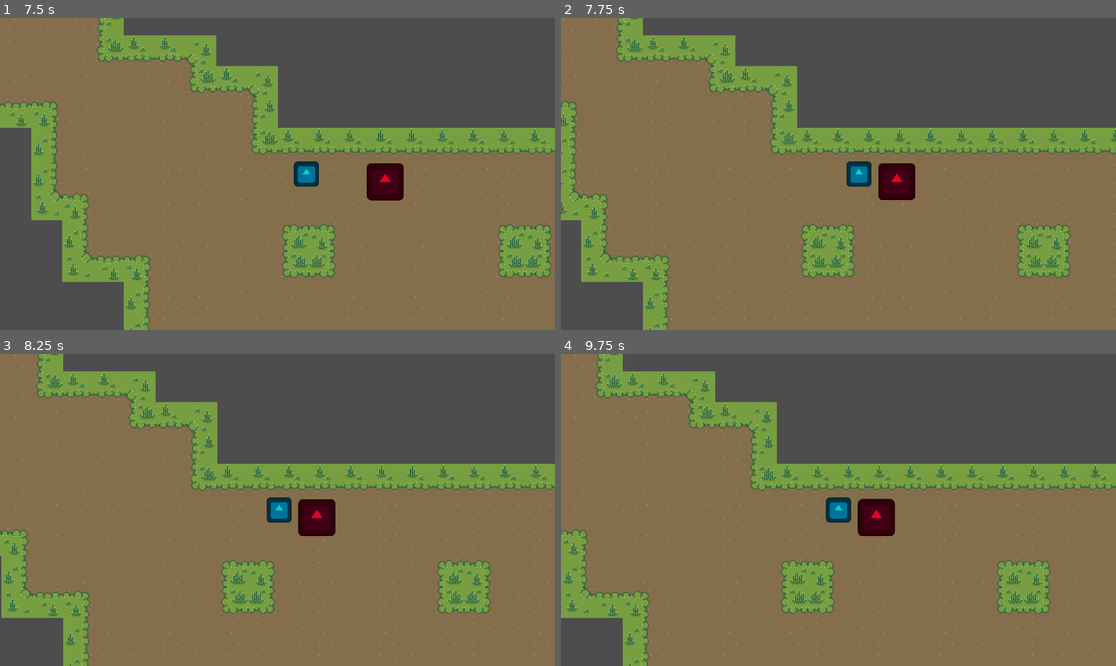
Above: before the commit, frames 1-4 (two rows, left to right).
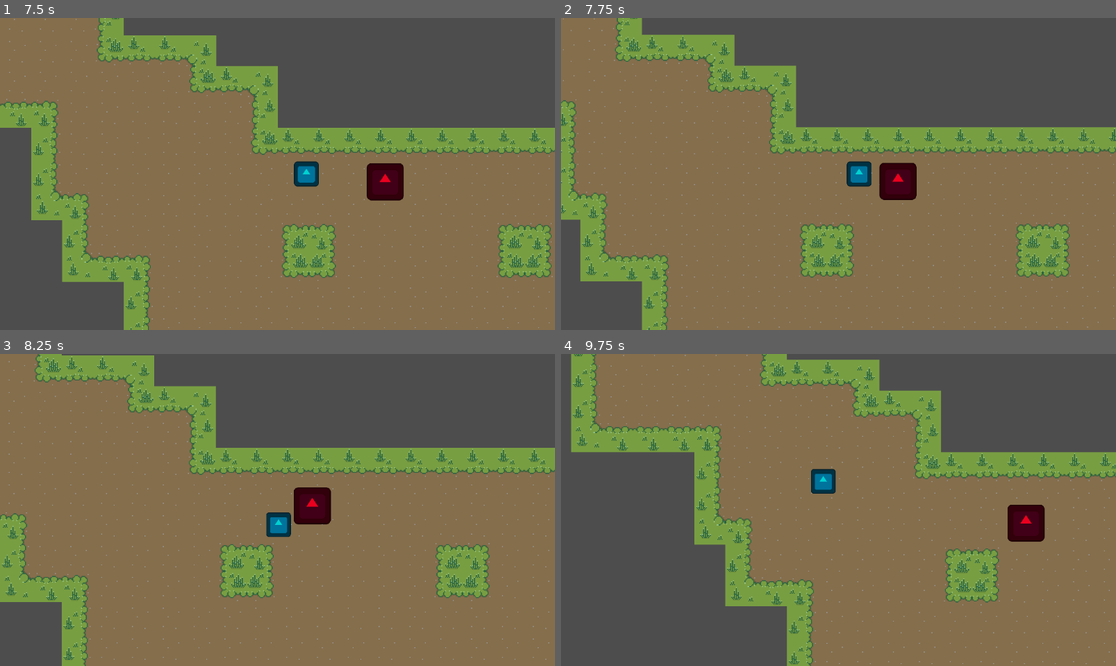
Above: after the commit, the same moments.

Repository: MoeOverload/Hugh-Fungus-Demo
Game: Godot game, scene res://main.tscn
Same seed, same stepped clock (60 frames per second), same inputs: the game is played once before the commit and once after it. The engine's default icon, where the game draws it, is replaced by a stand-in: a white triangle on a blue panel in a dark square.
Inputs:
- Up to frame 1 (7.5 s): tap Enter at 0.5 s; hold D (right) 0.53-1.28 s; hold S (down) 1.28-2.03 s; hold D (right) 2.03-2.78 s; hold W (up) 2.78-3.53 s; hold A (left) 3.53-5.03 s; hold S (down) 5.03-5.78 s; tap Space at 5.75 s; hold D (right) 5.78-6.53 s; hold W (up) 6.53-7.28 s; hold D (right) from 7.28 s (still down)
- Up to frame 2 (7.75 s): keep holding D (right)
- Up to frame 3 (8.25 s): release D (right) at 8.03 s; hold S (down) from 8.03 s (still down)
- Up to frame 4 (9.75 s): release S (down) at 8.78 s; hold A (left) 8.78-9.53 s; hold W (up) from 9.53 s (still down)

Frame 1 is identical in both runs. In frame 2, 5.3% of the frame differs, in the area x 0-100%, y 0-100%; in frame 3, 18%; in frame 4, 54%.
Error before the commit: Invalid call. Nonexistent function 'get_vector' in base 'Area2D'. (res://player.gd:34)

Commit message:
fixed bug

Diff:
--- a/hugh-fungus/enemy.gd
+++ b/hugh-fungus/enemy.gd
@@ -40,6 +40,8 @@
 	if player_detected == true:
 		direction =  (player.global_position - self.global_position).normalized()
 		velocity = direction * SPEED
+		if player.global_position.distance_to(self.global_position) <= 20.00:
+			current_state = state.ATTACK
 	else:
 		velocity = Vector2.ZERO
 		current_state = state.IDLE
@@ -62,6 +64,7 @@
 func handle_attack(_delta):
 
 	$enemy_hitbox.visible = true
+	$attack_cooldow_timer.start()
 	velocity = Vector2.ZERO
 	#add cooldown timer for attack
 
@@ -88,3 +91,8 @@
 	current_state = state.WANDER
 	randomize_direction()
 	wander_timer.start()
+
+
+func _on_attack_cooldow_timer_timeout() -> void:
+	$enemy_hitbox.visible = false
+	current_state = state.IDLE
--- a/hugh-fungus/enemy.tscn
+++ b/hugh-fungus/enemy.tscn
@@ -50,6 +50,7 @@
 one_shot = true
 
 [node name="enemy_hitbox" type="Area2D" parent="." groups=["enemy_hitbox"]]
+visible = false
 
 [node name="CollisionShape2D" type="CollisionShape2D" parent="enemy_hitbox"]
 position = Vector2(1.0000076, 2.6193445e-09)
@@ -57,7 +58,12 @@
 scale = Vector2(-9.63046, 5.114994)
 shape = SubResource("CapsuleShape2D_4gyqm")
 
+[node name="attack_cooldow_timer" type="Timer" parent="."]
+wait_time = 3.0
+one_shot = true
+
 [connection signal="body_entered" from="player_detection" to="." method="_on_player_detection_body_entered"]
 [connection signal="body_exited" from="player_detection" to="." method="_on_player_detection_body_exited"]
 [connection signal="timeout" from="rand_Move_Timer" to="." method="_on_rand_move_timer_timeout"]
 [connection signal="timeout" from="idle_timer" to="." method="_on_idle_timer_timeout"]
+[connection signal="timeout" from="attack_cooldow_timer" to="." method="_on_attack_cooldow_timer_timeout"]
--- a/hugh-fungus/player.gd
+++ b/hugh-fungus/player.gd
@@ -30,10 +30,9 @@
 
 
 func player_hit():
-	player_health = player_health - 20
-	enemy.get_vector()
-	direction = (enemy.global_position + self.global_position).normalized()
-	velocity = direction * (speed * 2)
+	player_health -= 20
+	direction = (enemy.global_position - self.global_position).normalized()
+	velocity = (direction * speed )* 2
 	print(player_health)
 	damaged = false
 
